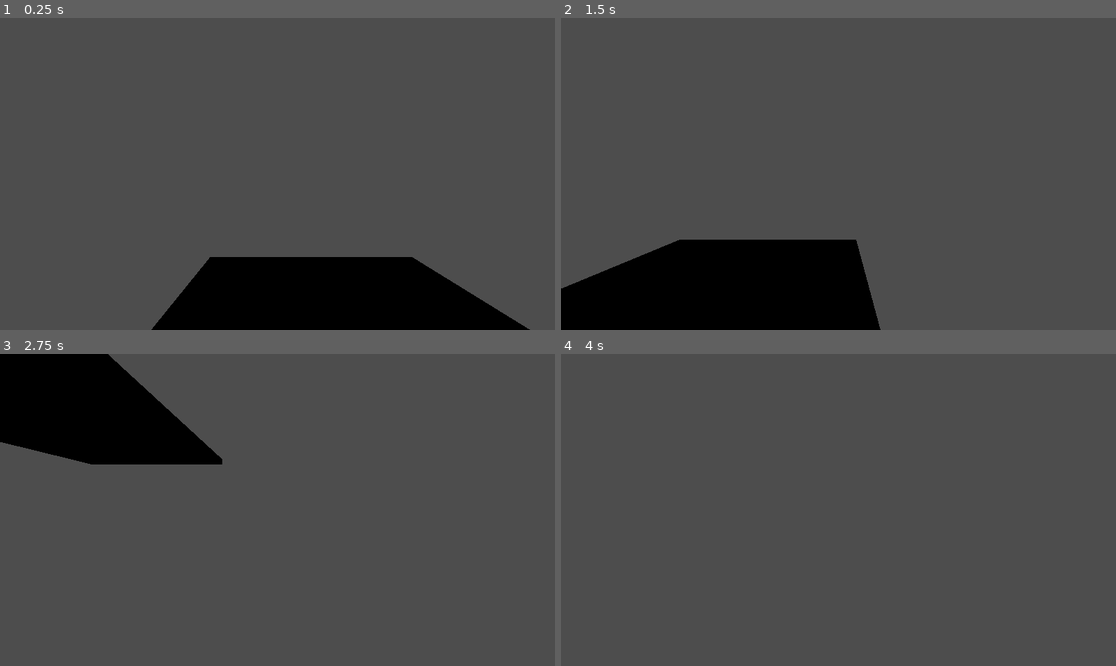
Above: before the commit, frames 1-4 (two rows, left to right).
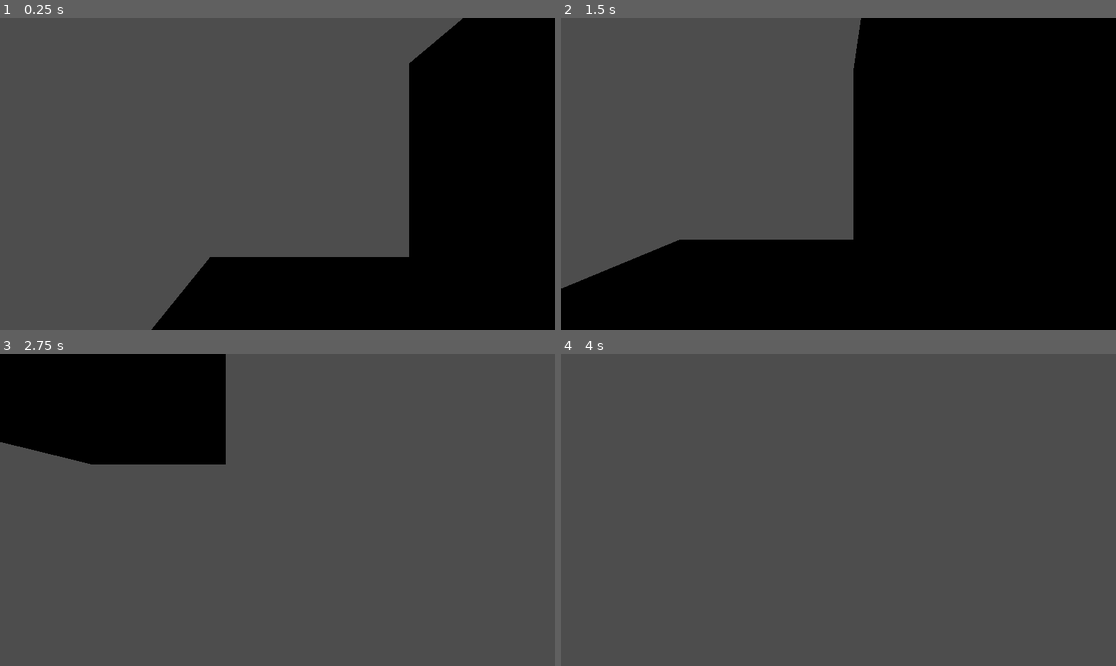
Above: after the commit, the same moments.

Repository: isterkvarn/MazeShooter
Game: Godot game, scene res://main.tscn
The game is run twice, just before and just after one commit, with the same random seed, the same clock (stepped at 60 frames per second) and the same inputs.
Inputs:
- Up to frame 1 (0.25 s): no input
- Up to frame 2 (1.5 s): hold D (right) 0.53-1.28 s; tap Space (jump) at 0.77 s; hold S (backward) from 1.28 s (still down)
- Up to frame 3 (2.75 s): tap Space (jump) at 1.52 s; release S (backward) at 2.03 s; hold D (right) from 2.03 s (still down)
- Up to frame 4 (4 s): release D (right) at 2.78 s; hold W (forward) 2.78-3.53 s; tap Space (jump) at 3.02, 3.77 s; tap Enter at 3.5 s; hold A (left) from 3.53 s (still down)

The runs differ from the first frame. In frame 1, 23% of the frame differs, in the area x 73-100%, y 0-100%; in frame 2, 46%, in the area x 52-100%, y 0-100%; in frame 3, 3.7%; in frame 4, nothing differs.

Commit message:
Update main.tscn

Diff:
--- a/main.tscn
+++ b/main.tscn
@@ -18,5 +18,14 @@
 [node name="CollisionShape3D" type="CollisionShape3D" parent="MeshInstance3D/StaticBody3D"]
 shape = SubResource("ConcavePolygonShape3D_iuku0")
 
+[node name="MeshInstance3D" type="MeshInstance3D" parent="MeshInstance3D"]
+transform = Transform3D(-4.37114e-08, -1, 0, 1, -4.37114e-08, 0, 0, 0, 1, 3.3489, 3.17168, 0)
+mesh = SubResource("BoxMesh_ttfia")
+
+[node name="StaticBody3D" type="StaticBody3D" parent="MeshInstance3D/MeshInstance3D"]
+
+[node name="CollisionShape3D" type="CollisionShape3D" parent="MeshInstance3D/MeshInstance3D/StaticBody3D"]
+shape = SubResource("ConcavePolygonShape3D_iuku0")
+
 [node name="Player" parent="." instance=ExtResource("1_ob3t7")]
 transform = Transform3D(1, 0, 0, 0, 1, 0, 0, 0, 1, -1.1034, 2.49666, 2.19059)
